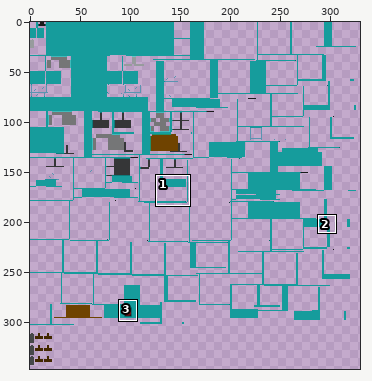
File history of a sprite sheet, src/main/resources/assets/dscombat/textures/entities/alexis_plane/cyan.png. The first picture is a wide view before the edit; the outline marks the close-up.
Close-up. As it was:
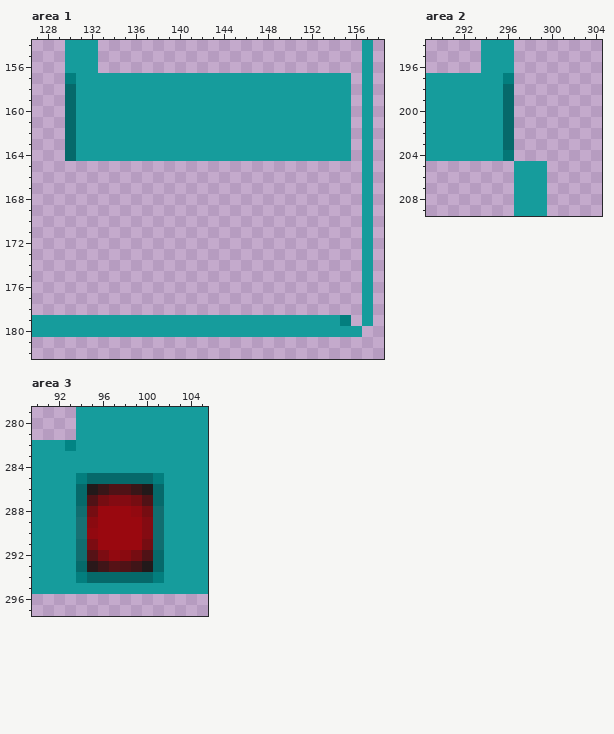
The file is 512x512 pixels. Colours within 5 levels of each other are drawn and written as one. Shown: area 1: x 127..158, y 154..182; area 2: x 289..304, y 194..209; area 3: x 90..105, y 279..297. The wide view leaves out empty margins. The commit also changed other parts of the picture, which this record leaves out.
The same view after the edit:
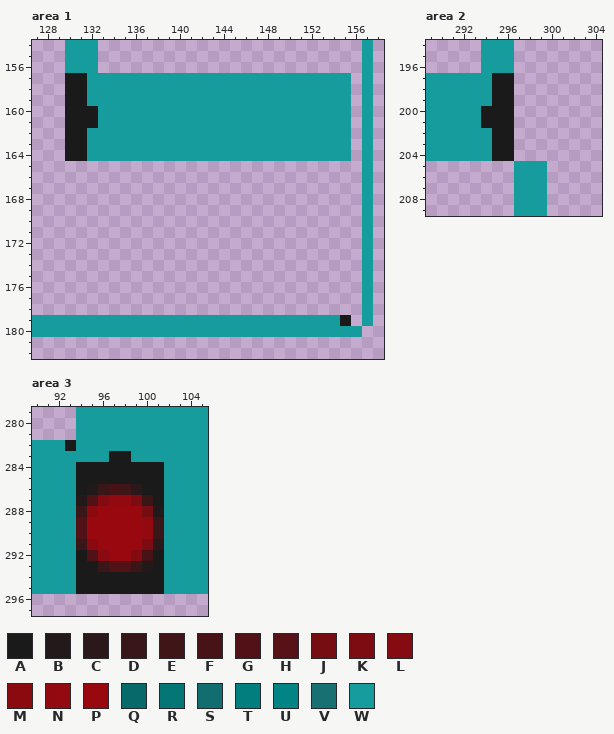
Palette (. is transparent): A #1a1a1b  B #22191a  C #2a181a  D #391618  E #401518  F #471316  G #501216  H #561216  J #760d12  K #7c0c12  L #840b12  M #8a0a10  N #920910  P #9a080f  Q #06696a  R #047676  S #116d6f  T #037e7e  U #028484  V #187073  W #169c9c
Changes in this commit:
Area 1:
The author changed colour Q to colour A in rows 158 to 164 at x 130.
The author changed colour T to colour A in row 157 at x 130; in row 179 at x 155.
The author changed colour W to colour A in rows 157 to 159 at x 131; in rows 160 to 161 at x 131 to 132; in rows 162 to 164 at x 131.
Area 2:
The author changed colour Q to colour A in rows 198 to 203 at x 296.
The author changed colour R to colour A in row 204 at x 296.
The author changed colour T to colour A in row 197 at x 296.
The author changed colour W to colour A in rows 197 to 199 at x 295; in rows 200 to 201 at x 294 to 295; in rows 202 to 204 at x 295.
Area 3:
The author changed colour B to colour A in row 286 at x 100.
The author changed colour C to colour A in row 293 at x 95.
The author changed colour Q to colour A in row 285 at x 95 to 100; in row 286 at x 94 and 101; in row 287 at x 101; in row 292 at x 101; in row 293 at x 94 and 101; in row 294 at x 95 to 100.
The author changed colour S to colour A in row 292 at x 94.
The author changed colour T to colour A in row 285 at x 94 and 101; in row 294 at x 94 and 101.
The author changed colour U to colour A in row 282 at x 93.
The author changed colour W to colour A in row 283 at x 97 to 98; in row 284 at x 94 to 101; in row 295 at x 94 to 101.
The author changed colour Q to colour B in row 287 at x 94.
The author changed colour S to colour B in row 288 at x 101.
The author changed colour D to colour C in row 286 at x 99.
The author changed colour S to colour C in row 291 at x 101.
The author changed colour E to colour D in row 293 at x 96 and 99.
The author changed colour G to colour D in row 287 at x 100.
The author changed colour S to colour D in row 288 at x 94; in rows 289 to 290 at x 101; in row 291 at x 94.
The author changed colour G to colour E in row 286 at x 98.
The author changed colour G to colour F in row 286 at x 97; in row 292 at x 100.
The author changed colour H to colour G in row 292 at x 95; in row 293 at x 97.
The author changed colour V to colour G in rows 289 to 290 at x 94.
The author changed colour J to colour K in row 287 at x 99; in row 291 at x 100.
The author changed colour J to colour L in row 287 at x 96; in row 292 at x 99.
The author changed colour J to colour M in row 288 at x 95.
The author changed colour K to colour M in row 291 at x 95; in row 292 at x 96.
The author changed colour L to colour N in row 287 at x 97 to 98; in rows 289 to 290 at x 100.
The author changed colour M to colour P in row 289 at x 95; in row 292 at x 98.
The author changed colour N to colour P in row 288 at x 99; in row 290 at x 95; in row 292 at x 97.
